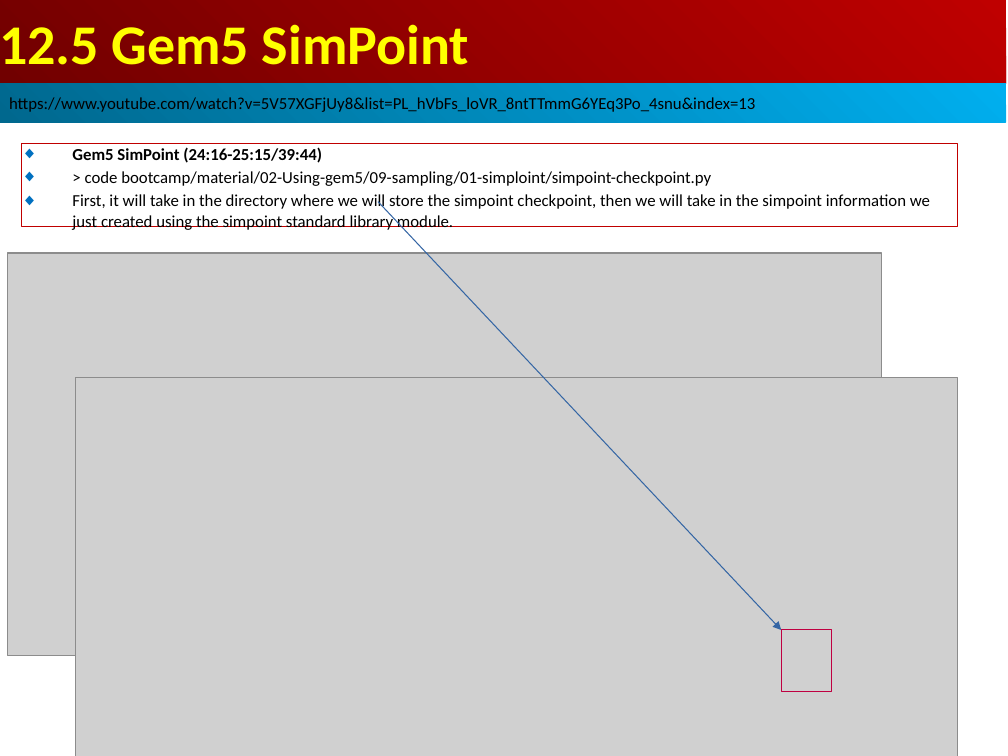
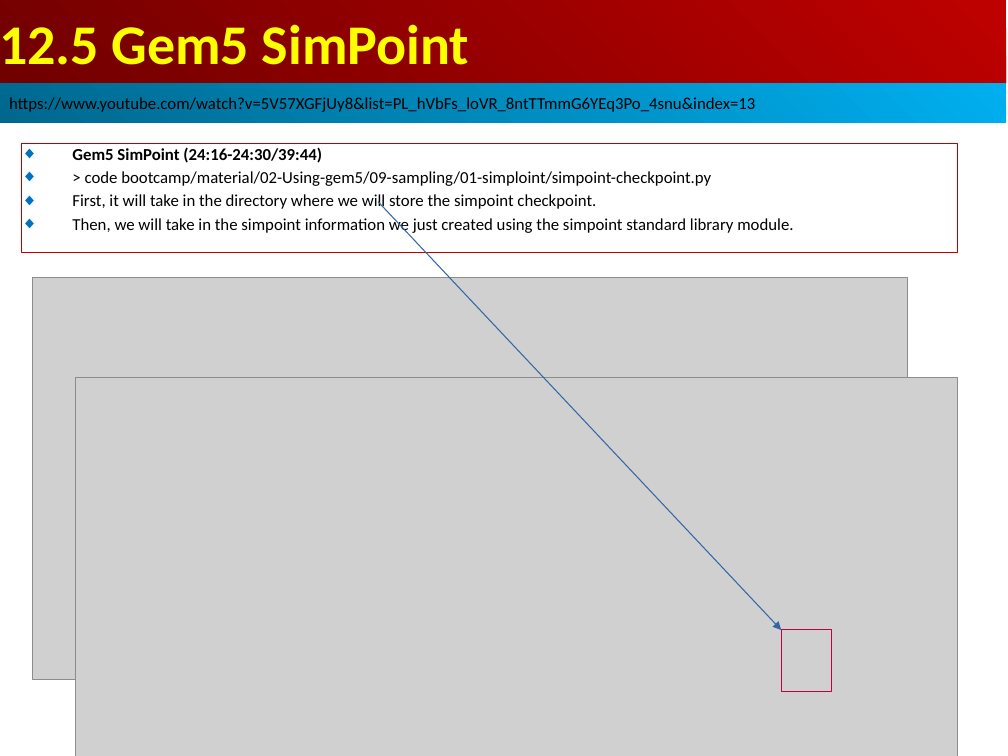
Before and after one commit to peterhchen/AIU_CS850_Gem5_McPAT, a slide deck: slide 59 of 050_Gem5/013.SampleSim/000_Video/013.SampleSim.ppt. Drawn at 1008x756 pixels with LibreOffice and Linux fonts; fonts in the diff are those of the drawing; grey boxes stand for pictures. Boxes give left, top, right and bottom in pixels: in the first picture for what was removed or moved away, otherwise in the second. Text is boxed around its words. In the diff, an @@ line names an element or a change of style, - is before the commit and + after.

```diff
--- a/050_Gem5/013.SampleSim/000_Video/013.SampleSim.ppt
+++ b/050_Gem5/013.SampleSim/000_Video/013.SampleSim.ppt
@@ rectangle "Gem5 SimPoint (24:16-24:30/39:44)": place and size @@
-rectangle "Gem5 SimPoint (24:16-24:30/39:44)" at <box>21,143,958,227</box>
+rectangle "Gem5 SimPoint (24:16-24:30/39:44)" at <box>21,143,958,253</box>
@@ text in rectangle at <box>72,147,322,163</box>: text changed @@
-◆ Gem5 SimPoint (24:16-25:15/39:44)
+◆ Gem5 SimPoint (24:16-24:30/39:44)
@@ text in rectangle at <box>72,194,793,234</box>: text changed @@
-◆ First, it will take in the directory where we will store the simpoint checkpoint, then we will take in the simpoint information we just created using the simpoint standard library module.
+◆ First, it will take in the directory where we will store the simpoint checkpoint.
+◆ Then, we will take in the simpoint information we just created using the simpoint standard library module.
@@ picture: place and size @@
-picture at <box>7,253,882,655</box>
+picture at <box>32,277,907,679</box>
```
Also in this commit, not shown: 1 slide added.
